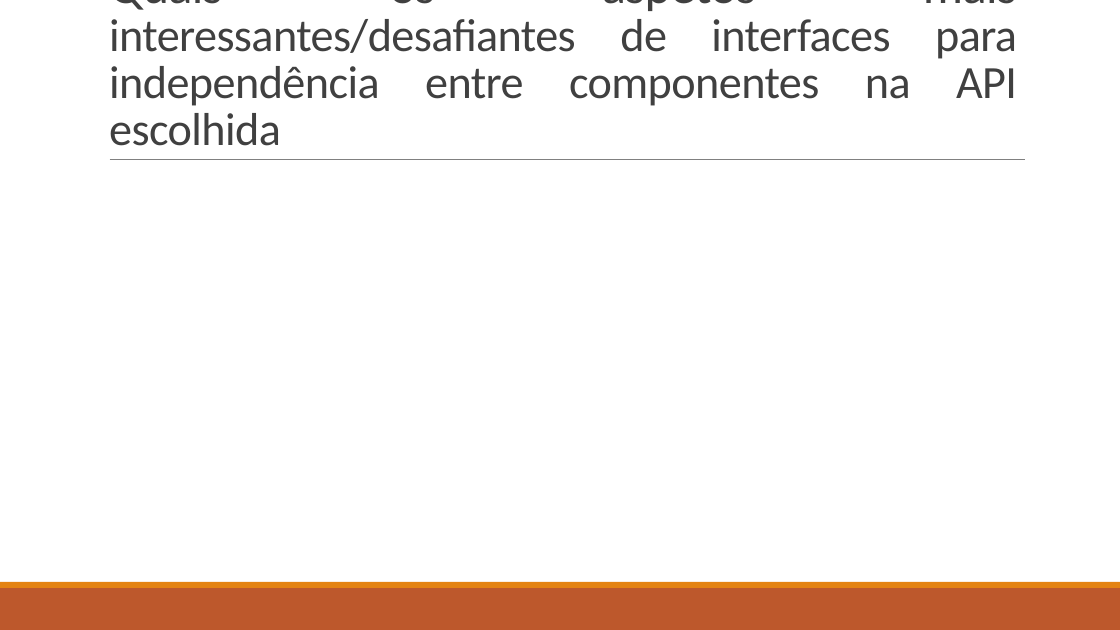
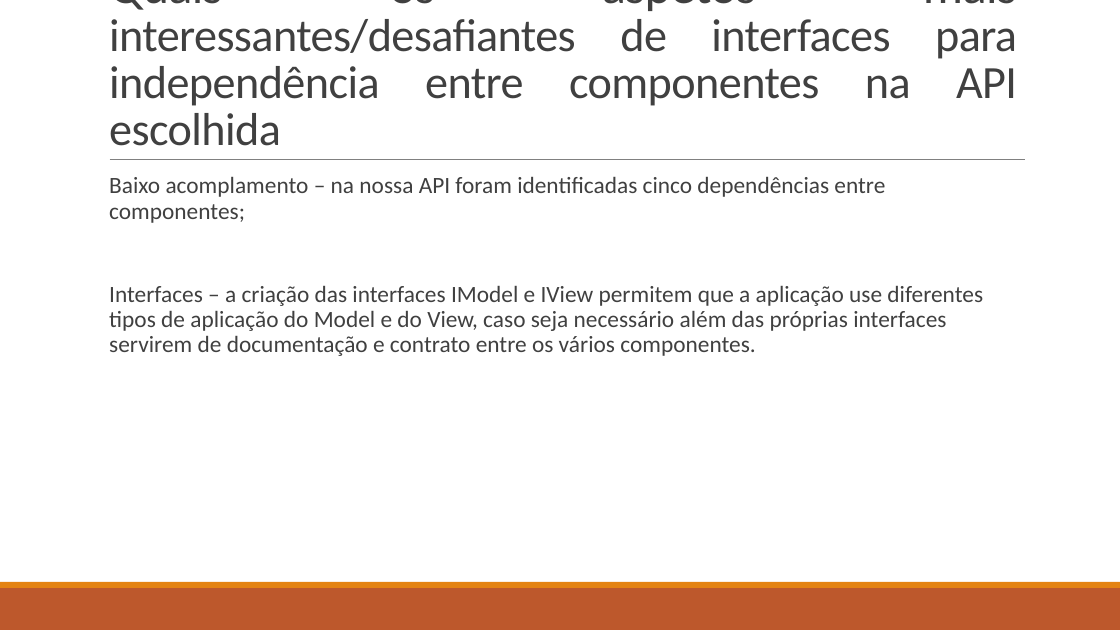
Before and after one commit to lightningspirit/LDS2023, a slide deck: slide 6 of Apresentação da aplicação demonstradora de análise e edição de imagens.pptx. Drawn at 1120x630 pixels with LibreOffice and Linux fonts; fonts in the diff are those of the drawing. Boxes give left, top, right and bottom in pixels: in the first picture for what was removed or moved away, otherwise in the second. Text is boxed around its words. In the diff, an @@ line names an element or a change of style, - is before the commit and + after.

```diff
--- a/Apresentação da aplicação demonstradora de análise e edição de imagens.pptx
+++ b/Apresentação da aplicação demonstradora de análise e edição de imagens.pptx
@@ text added at box(109, 177, 983, 356), 20 pt, text #404040 @@
+  Baixo acomplamento – na nossa API foram identificadas cinco dependências entre componentes;
+  Interfaces – a criação das interfaces IModel e IView permitem que a aplicação use diferentes tipos de aplicação do Model e do View, caso seja necessário além das próprias interfaces servirem de documentação e contrato entre os vários componentes.
```
Also in this commit, not shown: 4 other slides changed, 18 other files.
